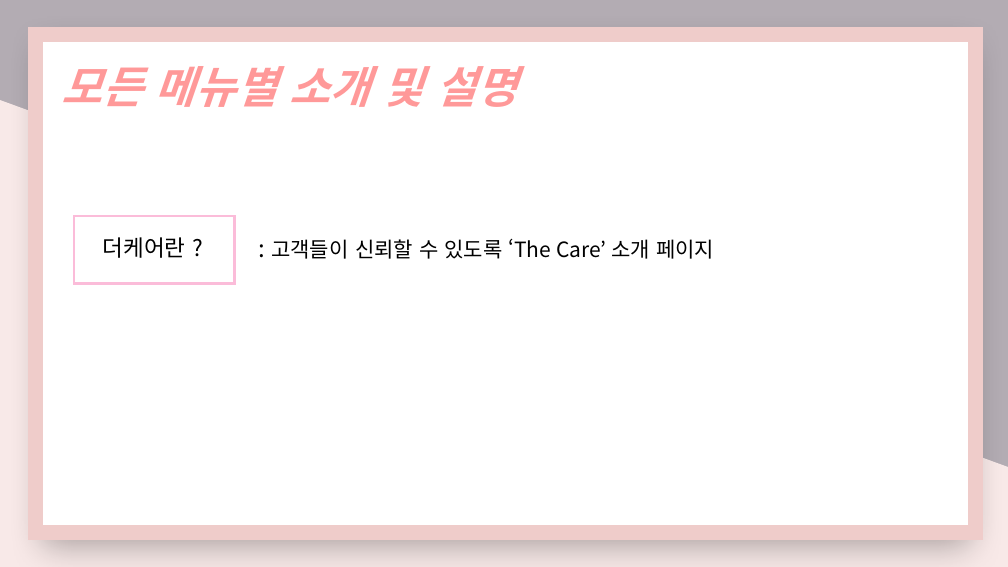
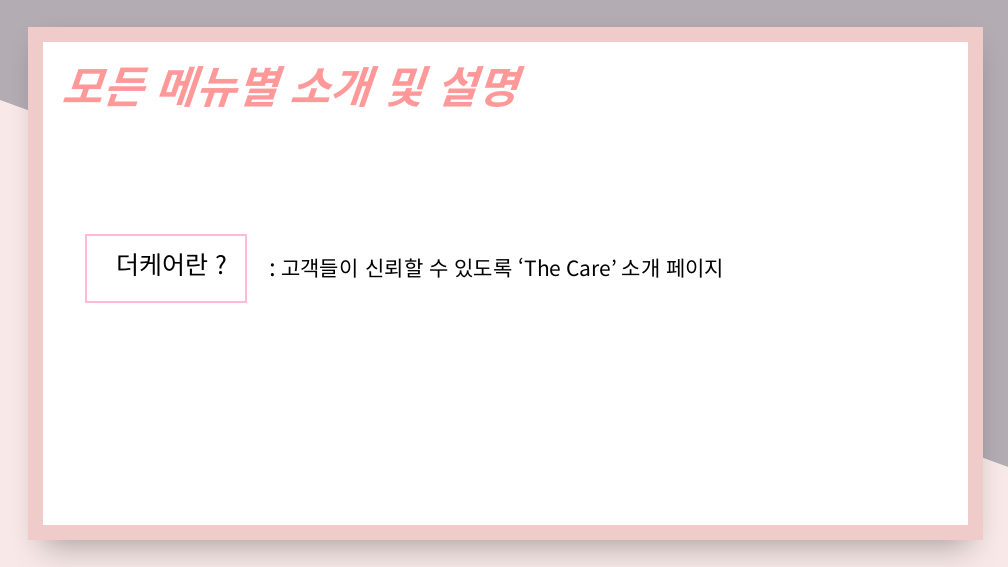
Before and after one commit to nimi2838/thecare, a slide deck: slide 24 of 졸작 기획서.pptx (slide 25 before the commit). Drawn at 1008x567 pixels with LibreOffice and Linux fonts; fonts in the diff are those of the drawing. Boxes give left, top, right and bottom in pixels: in the first picture for what was removed or moved away, otherwise in the second. Text is boxed around its words. In the diff, an @@ line names an element or a change of style, - is before the commit and + after.

```diff
--- a/졸작 기획서.pptx
+++ b/졸작 기획서.pptx
@@ rectangle: place and size @@
-rectangle at [74,216,235,284]
+rectangle at [85,235,247,302]
@@ text "더케어란 ?": place and size @@
-text "더케어란 ?" at [103,237,186,258]
+text "더케어란 ?" at [116,253,208,276]
@@ text "더케어란 ?" at [116,253,208,276]: size 21.5 to 23.9 pt @@
@@ text ": 고객들이 신뢰할 수 있도록 ...": place and size @@
-text ": 고객들이 신뢰할 수 있도록 ..." at [271,239,714,259]
+text ": 고객들이 신뢰할 수 있도록 ..." at [281,258,724,278]
```
Also in this commit, not shown: 4 other slides changed, 1 slide removed.
